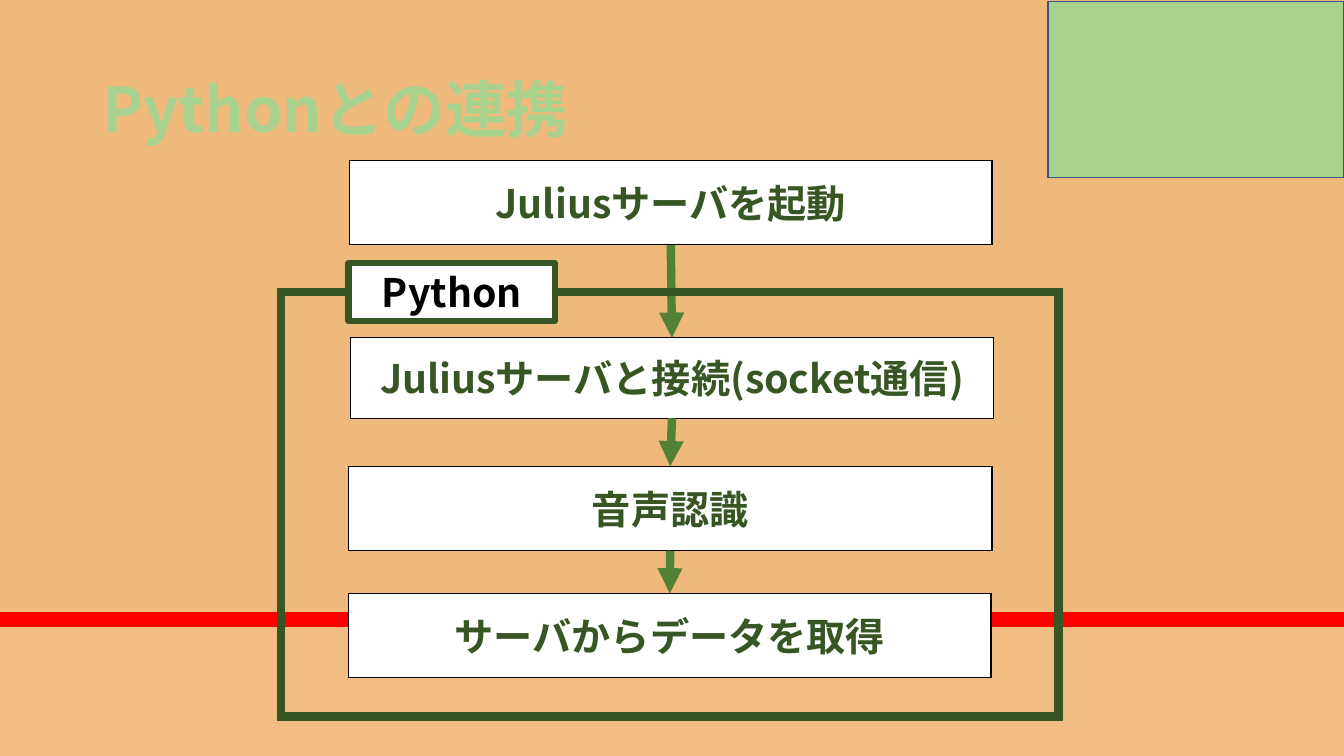
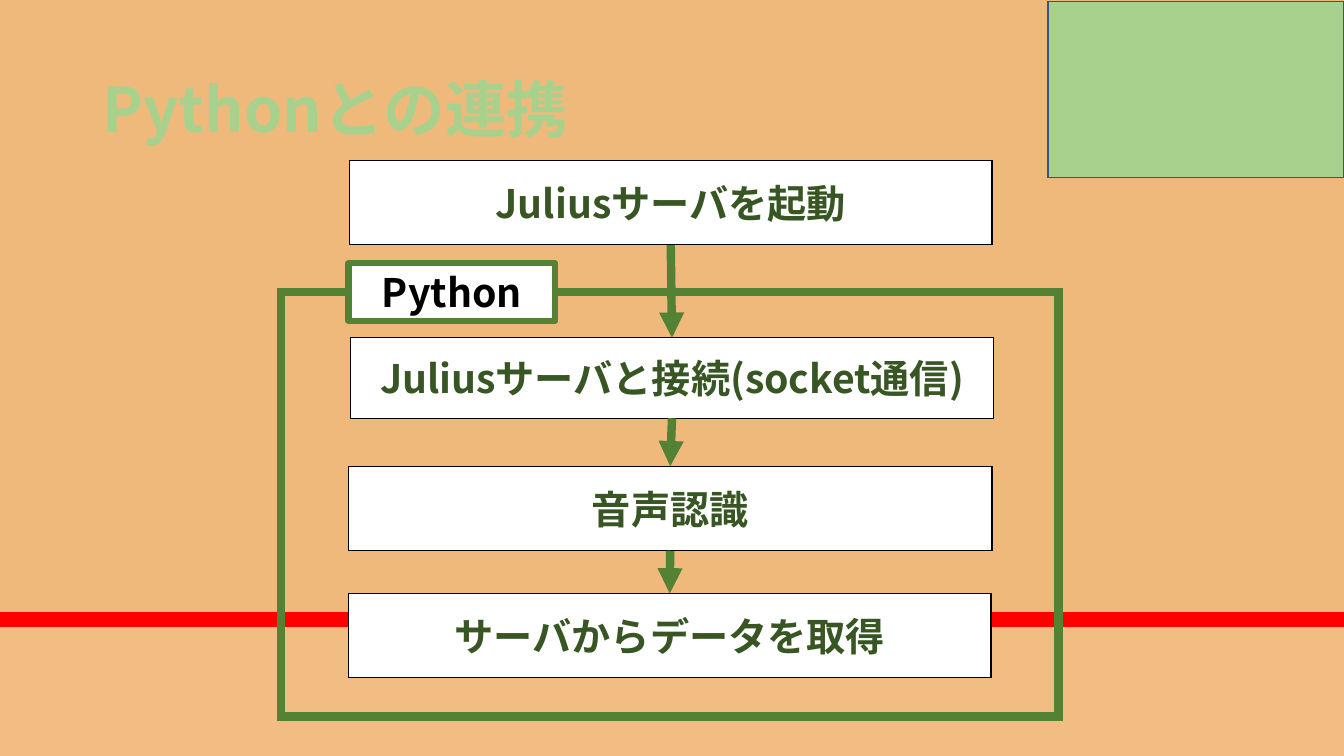
Before and after one commit to RikiishiSuzunosuke/AIspeaker_yosie, a slide deck: slide 7 of presentation/AIスピーカー開発_3_main.pptx. Drawn at 1344x756 pixels with LibreOffice and Linux fonts; fonts in the diff are those of the drawing. Boxes give left, top, right and bottom in pixels: in the first picture for what was removed or moved away, otherwise in the second. Text is boxed around its words. In the diff, an @@ line names an element or a change of style, - is before the commit and + after.

```diff
--- a/presentation/AIスピーカー開発_3_main.pptx
+++ b/presentation/AIスピーカー開発_3_main.pptx
@@ rectangle "Python" at <box>349,263,556,321</box>: outline #385723 4.5 pt to #548235 4.5 pt @@
@@ rectangle at <box>281,292,1059,717</box>: outline #385723 6 pt to #548235 6 pt @@
```
Also in this commit, not shown: 14 other slides changed, 4 other files.
